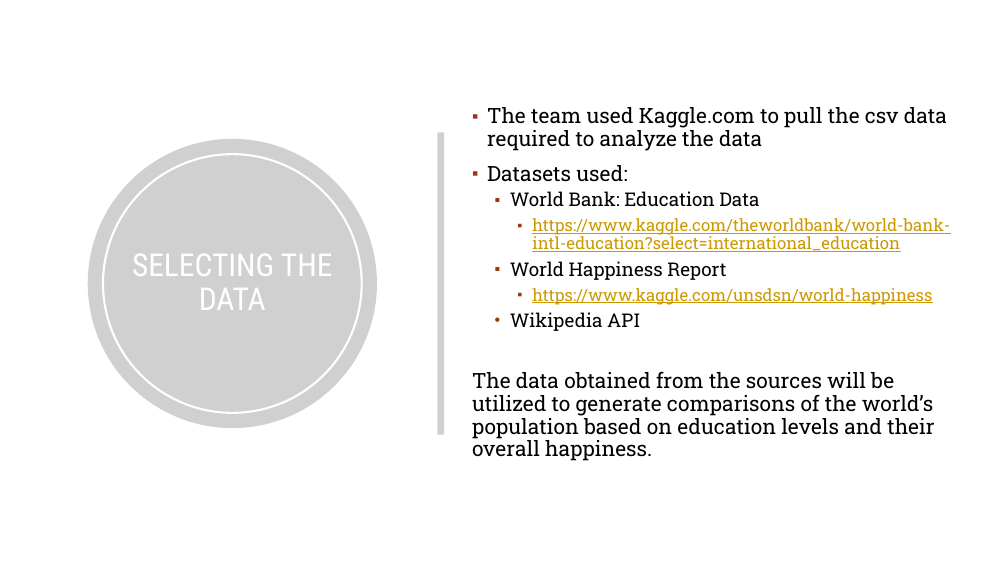
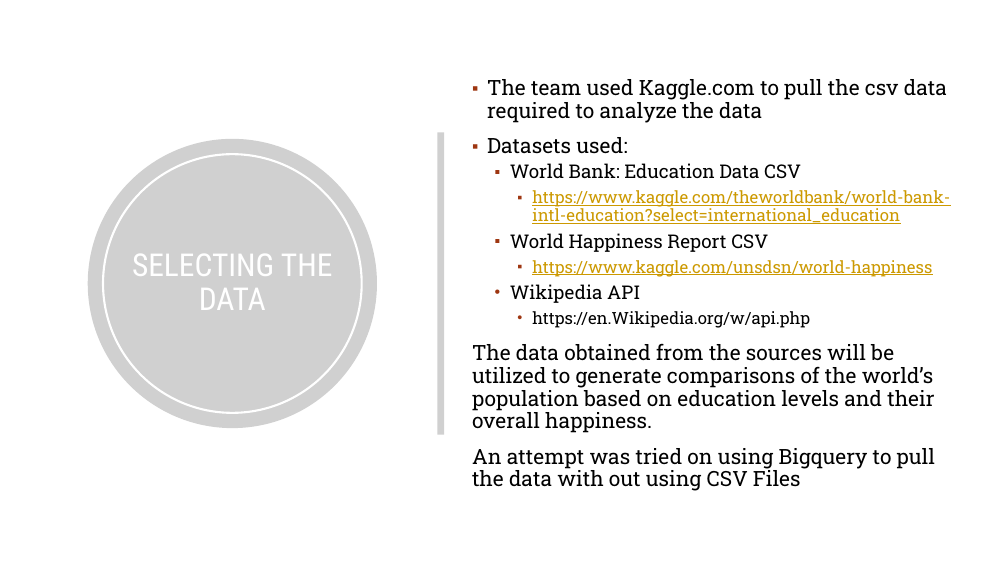
Before and after one commit to stovsak/ETL-Happiness-and-Education, a slide deck: slide 2 of ETL Presentation.pptx. Drawn at 1008x567 pixels with LibreOffice and Linux fonts; fonts in the diff are those of the drawing; grey boxes stand for pictures; background and template pictures are left out. Boxes give left, top, right and bottom in pixels: in the first picture for what was removed or moved away, otherwise in the second. Text is boxed around its words. In the diff, an @@ line names an element or a change of style, - is before the commit and + after.

Commit message:
Final Presentation

```diff
--- a/ETL Presentation.pptx
+++ b/ETL Presentation.pptx
@@ text "The team used Kaggle.com to ...": place and size @@
-text "The team used Kaggle.com to ..." at [472,107,950,461]
+text "The team used Kaggle.com to ..." at [472,79,950,491]
@@ text at [510,163,801,178]: text changed @@
-  ▪ World Bank: Education Data
+  ▪ World Bank: Education Data CSV
@@ text at [510,233,768,252]: text changed @@
-  ▪ World Happiness Report
+  ▪ World Happiness Report CSV
@@ text at [532,311,810,328]: paragraph added @@
+    • https://en.Wikipedia.org/w/api.php
@@ text at [472,448,935,491]: paragraph added @@
+An attempt was tried on using Bigquery to pull the data with out using CSV Files
```
Also in this commit, not shown: 4 other slides changed, 1 slide added.
